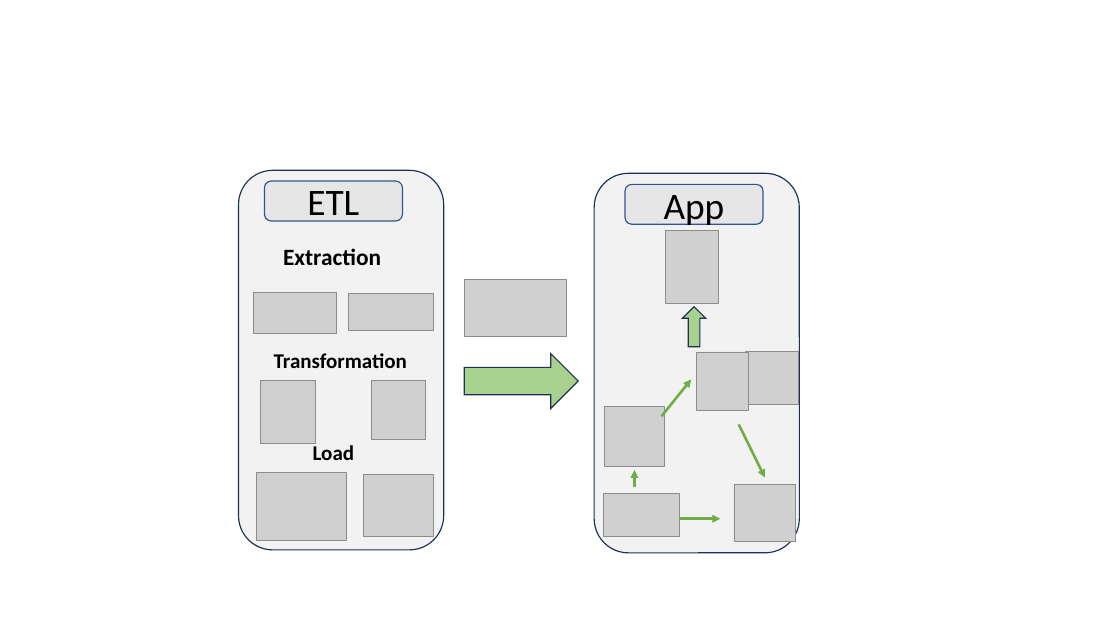
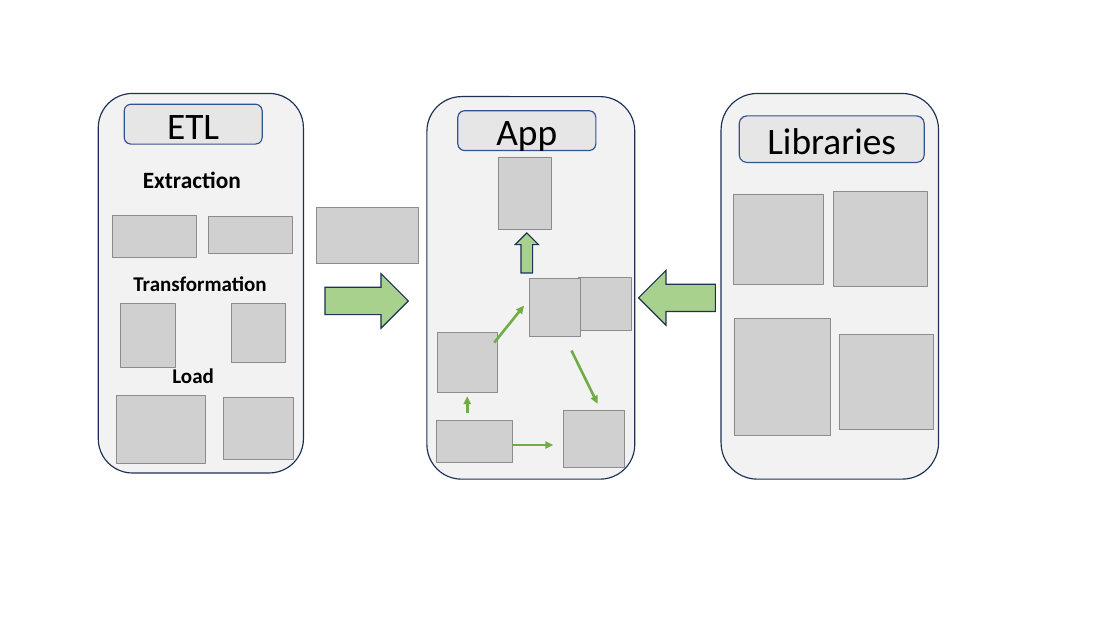
Before and after one commit to joshi-swetam/Interactive-Visualizations_Canadian_Rental_market, a slide deck: slide 6 of Slide deck/Slide deck.pptx. Drawn at 1120x630 pixels with LibreOffice and Linux fonts; fonts in the diff are those of the drawing; grey boxes stand for pictures. Boxes give left, top, right and bottom in pixels: in the first picture for what was removed or moved away, otherwise in the second. Text is boxed around its words. In the diff, an @@ line names an element or a change of style, - is before the commit and + after.

Commit message:
images added for read me and slide deck updated

```diff
--- a/Slide deck/Slide deck.pptx
+++ b/Slide deck/Slide deck.pptx
@@ 3 pictures, 1 text, 1 rounded rectangle moved together from (x1=239, y1=171, x2=444, y2=550) to (x1=98, y1=93, x2=303, y2=473) @@
@@ rounded rectangle added at (x1=721, y1=93, x2=939, y2=479), fill #F2F2F2, outline #1E3256 1 pt @@
@@ rounded rectangle added at (x1=739, y1=116, x2=924, y2=163), fill #E7E6E6, outline #325491 1 pt, 32 pt, text #000000 @@
+Libraries
@@ picture moved from (x1=465, y1=280, x2=567, y2=336) to (x1=316, y1=208, x2=418, y2=264) @@
@@ picture added at (x1=734, y1=194, x2=823, y2=284) @@
@@ picture added at (x1=833, y1=192, x2=928, y2=287) @@
@@ right arrow resized from (x1=465, y1=354, x2=579, y2=408) to (x1=325, y1=274, x2=408, y2=329) @@
@@ right arrow added at (x1=639, y1=271, x2=715, y2=325), fill #A9D18E, outline #1E3256 1 pt @@
@@ 3 pictures, 2 arrows moved together from (x1=604, y1=352, x2=796, y2=541) to (x1=436, y1=278, x2=625, y2=468) @@
@@ picture added at (x1=734, y1=318, x2=831, y2=435) @@
@@ 3 pictures, 2 texts, 1 rounded rectangle moved together from (x1=253, y1=181, x2=434, y2=540) to (x1=113, y1=104, x2=293, y2=463) @@
@@ picture added at (x1=839, y1=335, x2=934, y2=430) @@
@@ 3 pictures, 2 rounded rectangles, 2 arrows, 1 right arrow moved together from (x1=594, y1=173, x2=799, y2=553) to (x1=427, y1=97, x2=634, y2=479) @@
```
Also in this commit, not shown: 2 other slides changed, 1 slide added, 2 slides removed, 7 other files.
